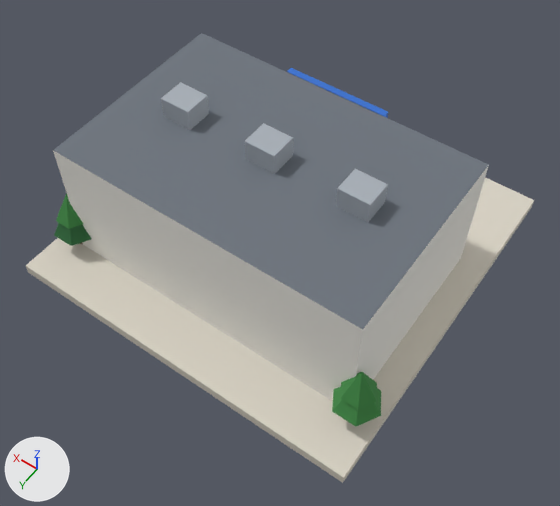
The glTF model public/models/19.glb, before and after one commit.
One viewpoint serves both versions: a 50 mm camera at (-0.74, 1.075, 1.608) aimed at (-0.066, 0.131, 0.125). Arrows for +X, +Y and +Z are at lower left; the lights stay in place. The first picture is the older version. Vertices at exactly the same position are counted once.

Script lines for the objects in view, before the commit:
```python
me_b19 = bpy.data.meshes.new('b19')
me_b19.from_pydata(...)  # 186 vertices, 190 faces; spans x -0.48..0.48, y -0.48..0.48, z 0.0..0.425
me_b19.materials.append(mat_paving)
me_b19.materials.append(mat_wall_white)
me_b19.materials.append(mat_roof_flat)
me_b19.materials.append(mat_glow_window)
me_b19.materials.append(mat_glass_dark)
me_b19.materials.append(mat_sign_blue)
me_b19.materials.append(mat_sign_red)
me_b19.materials.append(mat_sign_orange)
me_b19.materials.append(mat_metal)
me_b19.materials.append(mat_trunk)
me_b19.materials.append(mat_tree_green)
me_b19.materials.append(mat_tree_dark)
ob_b19 = bpy.data.objects.new('b19', me_b19)
ob_b19.location = (0.0, 0.0, 0.0)
```
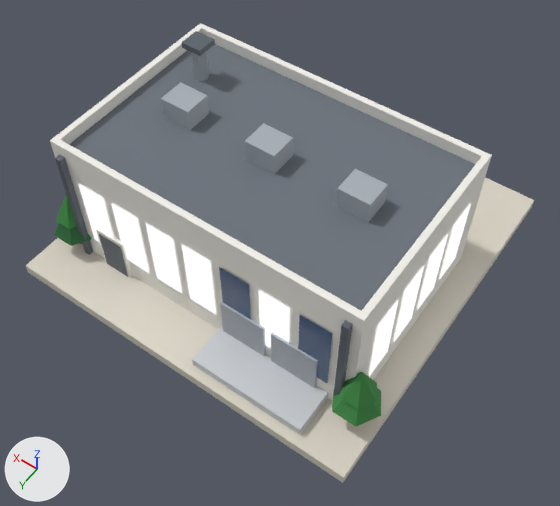
Boxes [x1, y1, x2, y2] around the edits, measured in the pictures (560 x 506 px):
'b19', reshaped
    before: [26, 33, 534, 483]
    after: [26, 23, 534, 483]
part 1 of me_b19, added
    after: [192, 327, 328, 435]
part 2 of me_b19, added
    after: [271, 333, 318, 388]
part 3 of me_b19, added
    after: [220, 301, 266, 356]
part 4 of me_b19, added
    after: [96, 228, 133, 278]
part 5 of me_b19, added
    after: [99, 234, 128, 277]
part 6 of me_b19, added
    after: [332, 320, 353, 407]
part 7 of me_b19, added
    after: [55, 155, 93, 255]
part 8 of me_b19, added
    after: [182, 31, 215, 56]
part 9 of me_b19, added
    after: [50, 23, 492, 383]

The change, as a list of edits to the scene's bpy script:
```text
Add mat_metal_dark:
    mat_metal_dark = bpy.data.materials.new('metal_dark')
    # nodes: BsdfPrincipled, Mix, OutputMaterial, VertexColor
    # colours: greyish blue #59616b, mixed with the vertex colours
Add mat_white:
    mat_white = bpy.data.materials.new('white')
    # nodes: BsdfPrincipled, Mix, OutputMaterial, VertexColor
    # colours: white #f1eee6, mixed with the vertex colours
Add mat_concrete:
    mat_concrete = bpy.data.materials.new('concrete')
    # nodes: BsdfPrincipled, Mix, OutputMaterial, VertexColor
    # colours: light grey #c9ccd0, mixed with the vertex colours
Change me_b19:
    remove me_b19.from_pydata(...)  # 186 vertices, 190 faces; spans x -0.48..0.48, y -0.48..0.48, z 0.0..0.425
    add me_b19.from_pydata(...)  # 327 vertices, 350 faces; spans x -0.48..0.48, y -0.48..0.48, z 0.0..0.475
    me_b19 part 1: the loose piece of 8 vertices spanning x -0.48..0.48, y -0.48..0.48, z 0.0..0.03 is copied, and the copy is scaled about its middle by (0.312, 0.115, 0.833), then moved by (-0.2, 0.4, 0.027), in mat_concrete; it spans x -0.35..-0.05, y 0.345..0.455, z 0.03..0.055
    me_b19 part 2: the loose piece of 8 vertices spanning x -0.28..-0.2, y 0.045..0.115, z 0.37..0.425 is copied, and the copy is scaled about its middle by (1.5, 0.171, 2.55), then moved by (-0.02, 0.267, -0.298); it spans x -0.32..-0.2, y 0.341..0.353, z 0.03..0.17
    me_b19 part 3: the loose piece of 8 vertices spanning x -0.28..-0.2, y 0.045..0.115, z 0.37..0.425 is copied, and the copy is scaled about its middle by (1.5, 0.171, 2.55), then moved by (0.12, 0.267, -0.298); it spans x -0.18..-0.06, y 0.341..0.353, z 0.03..0.17
    me_b19 part 4: the loose piece of 8 vertices spanning x 0.2..0.28, y 0.045..0.115, z 0.37..0.425 is copied, and the copy is scaled about its middle by (1.08, 0.114, 2.36), then moved by (0.04, 0.269, -0.303), in mat_white; it spans x 0.237..0.323, y 0.345..0.353, z 0.03..0.16
    me_b19 part 5: the loose piece of 8 vertices spanning x -0.48..0.48, y -0.48..0.48, z 0.0..0.03 is copied, and the copy is scaled about its middle by (0.0729, 0.00625, 4), then moved by (0.28, 0.352, 0.075), in mat_metal_dark; it spans x 0.245..0.315, y 0.349..0.355, z 0.03..0.15
    me_b19 part 6: the loose piece of 8 vertices spanning x -0.28..-0.2, y 0.045..0.115, z 0.37..0.425 is copied, and the copy is scaled about its middle by (0.2, 0.2, 6.18), then moved by (-0.14, 0.273, -0.198), in mat_metal_dark; it spans x -0.388..-0.372, y 0.346..0.36, z 0.03..0.37
    me_b19 part 7: the loose piece of 8 vertices spanning x 0.2..0.28, y 0.045..0.115, z 0.37..0.425 is copied, and the copy is scaled about its middle by (0.2, 0.2, 6.18), then moved by (0.14, 0.273, -0.198), in mat_metal_dark; it spans x 0.372..0.388, y 0.346..0.36, z 0.03..0.37
    me_b19 part 8: the loose piece of 8 vertices spanning x 0.2..0.28, y 0.045..0.115, z 0.37..0.425 is copied, and the copy is scaled about its middle by (0.687, 0.786, 0.273), then moved by (0.06, -0.13, 0.07), in mat_metal_dark; it spans x 0.273..0.327, y -0.078..-0.023, z 0.46..0.475
    me_b19 part 9
    49 vertices are added at x -0.413..0.41, y -0.185..0.348, z 0.098..0.46
    22 new vertices lie (0.0, 0.0, 0.204) away from vertices in x -0.413..0.348, y -0.122..0.348, z 0.098
    6 new vertices lie (0.0, 0.0, 0.09) away from vertices in x 0.28..0.32, y -0.067..-0.033, z 0.37
    40 new faces join them, mat_wall_white
    4 new faces join them, mat_glass_dark
    18 new faces join them, mat_glow_window
    18 new faces join them, mat_metal
    add me_b19.materials.append(mat_concrete)
    add me_b19.materials.append(mat_white)
    add me_b19.materials.append(mat_metal_dark)
```
